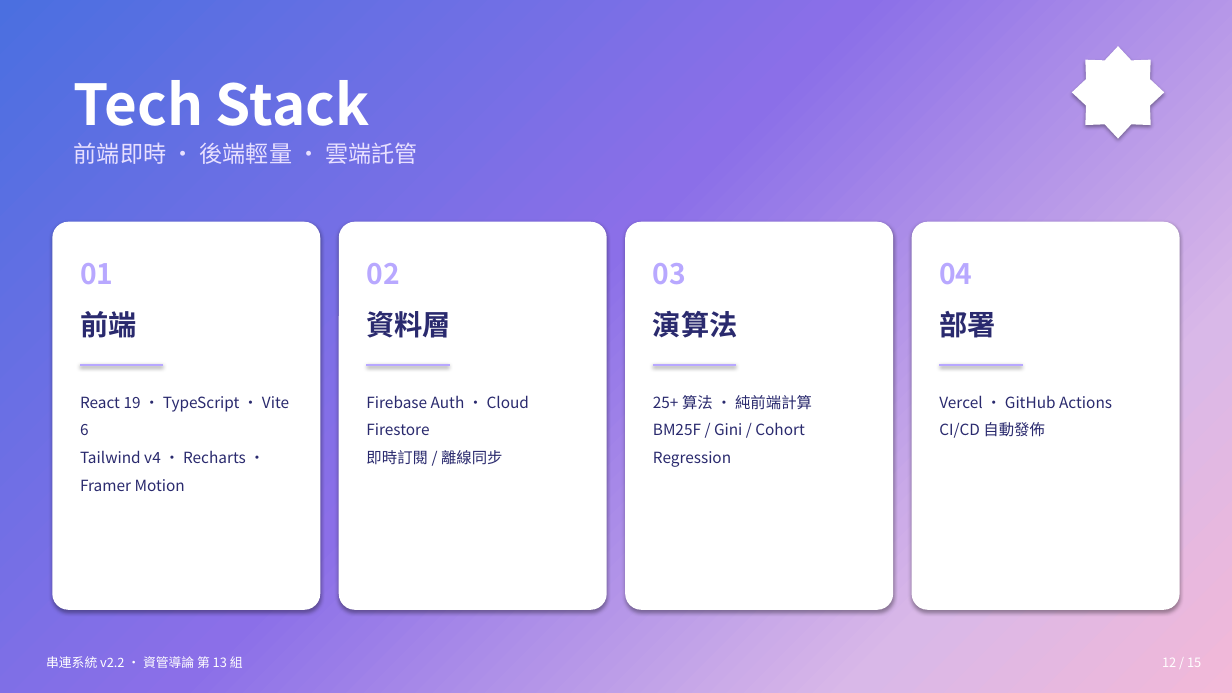
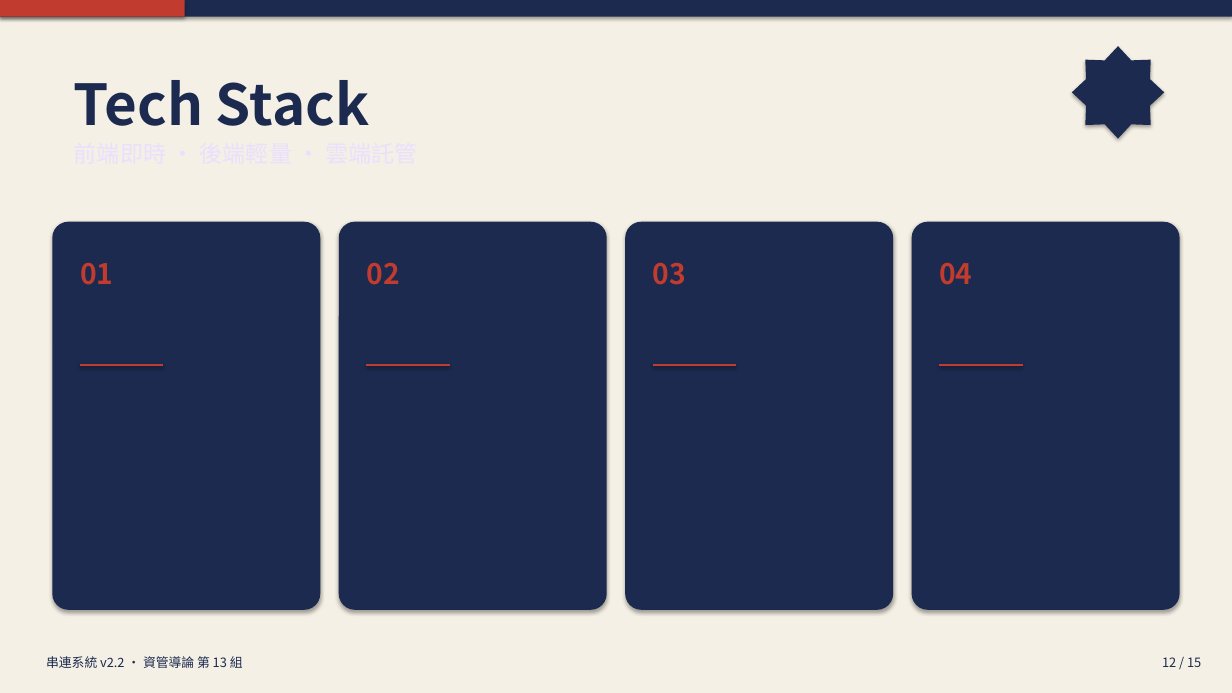
Before and after one commit to Peter2594/chuanlien-system-v2, a slide deck: slide 12 of docs/串連系統_簡報.pptx. Drawn at 1232x693 pixels with LibreOffice and Linux fonts; fonts in the diff are those of the drawing. Boxes give left, top, right and bottom in pixels: in the first picture for what was removed or moved away, otherwise in the second. Text is boxed around its words. In the diff, an @@ line names an element or a change of style, - is before the commit and + after.

```diff
--- a/docs/串連系統_簡報.pptx
+++ b/docs/串連系統_簡報.pptx
@@ rectangle at [0, 0, 1232, 693]: fill gradient #4B6FE0 to #8B6FE8 to #D9B8E8 to #F2B8D8 to #F5F0E5 @@
@@ rectangle added at [0, 0, 1232, 17], fill #1B2A4E @@
@@ rectangle added at [0, 0, 185, 17], fill #C13C2E @@
@@ text removed at [74, 142, 418, 164] @@
-前端即時 · 後端輕量 · 雲端託管
@@ fill #FFFFFF to #1B2A4E in 5 elements at [1072, 46, 1165, 139], [53, 222, 321, 610], [339, 222, 607, 610], [626, 222, 894, 610], [912, 222, 1180, 610] @@
@@ text colour #B8A8FF to #C13C2E in 4 elements at [80, 262, 113, 285], [366, 262, 399, 285], [653, 262, 686, 285], [939, 262, 972, 285] @@
@@ text removed at [80, 311, 136, 338] @@
-前端
@@ text removed at [366, 311, 451, 338] @@
-資料層
@@ text removed at [653, 311, 738, 338] @@
-演算法
@@ text removed at [939, 311, 995, 338] @@
-部署
@@ line (80, 365) - (164, 365): stroke #B8A8FF 2 pt to #C13C2E 2 pt @@
@@ line (367, 365) - (450, 365): stroke #B8A8FF 2 pt to #C13C2E 2 pt @@
@@ line (653, 365) - (737, 365): stroke #B8A8FF 2 pt to #C13C2E 2 pt @@
@@ line (940, 365) - (1023, 365): stroke #B8A8FF 2 pt to #C13C2E 2 pt @@
@@ text removed at [80, 396, 289, 491] @@
-React 19 · TypeScript · Vite 6
-Tailwind v4 · Recharts · Framer Motion
@@ text removed at [366, 395, 529, 465] @@
-Firebase Auth · Cloud Firestore
-即時訂閱 / 離線同步
@@ text removed at [653, 395, 812, 467] @@
-25+ 算法 · 純前端計算
-BM25F / Gini / Cohort Regression
@@ text removed at [939, 395, 1112, 438] @@
-Vercel · GitHub Actions
-CI/CD 自動發佈
@@ text colour #FFFFFF to #1B2A4E in 3 elements at [74, 80, 369, 126], [46, 656, 243, 668], [1162, 657, 1201, 667] @@
```
Also in this commit, not shown: 14 other slides changed, 1 other file.
